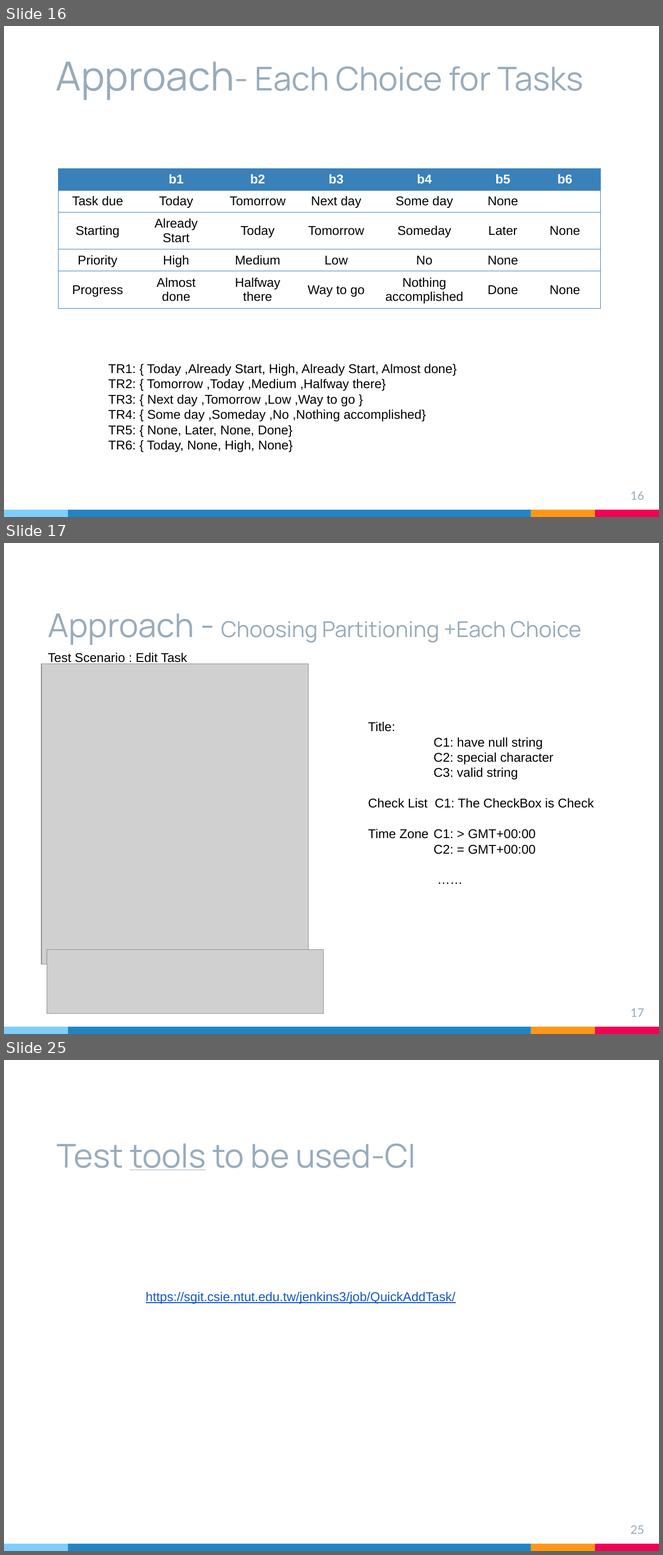
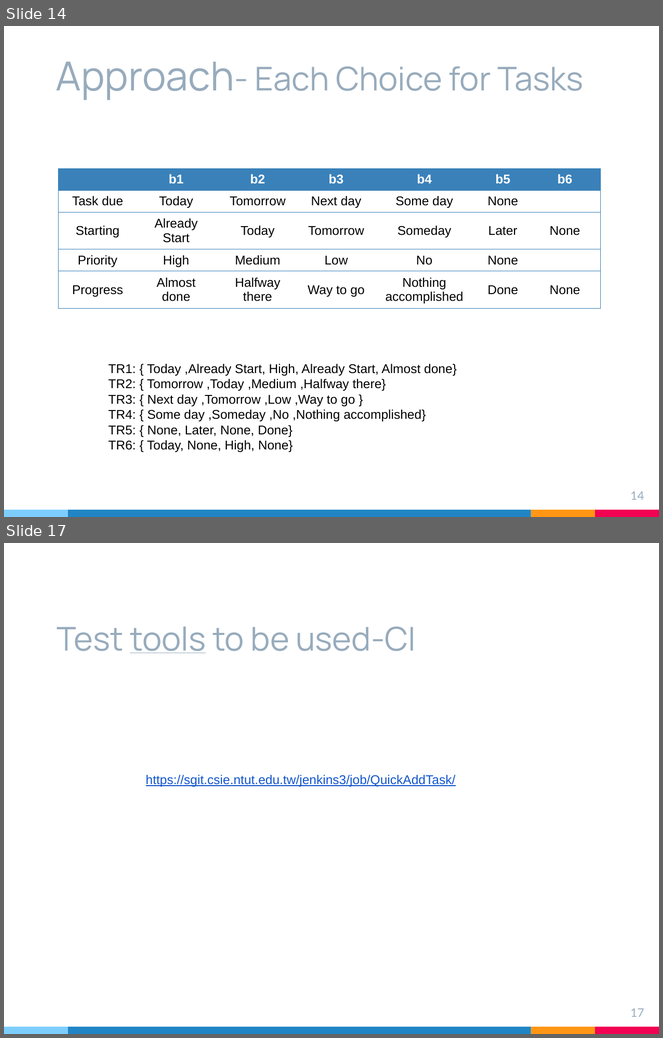
Before and after one commit to likesm0887/STV-Project, a slide deck: Document/軟體測試期末簡報.pptx. Shown one above the other, each under a label of ours: slides 16, 17 and 25 before the commit, slides 14 and 17 after it; the slides between them are not shown. The pictures are 663x1555 and 663x1038 pixels, drawn with LibreOffice and Linux fonts; fonts in the diff are those of the drawing; grey boxes stand for pictures. Boxes give left, top, right and bottom in pixels: in the first picture for what was removed or moved away, otherwise in the second. Text is boxed around its words. In the diff, an @@ line names an element or a change of style, - is before the commit and + after.

```diff
--- a/Document/軟體測試期末簡報.pptx
+++ b/Document/軟體測試期末簡報.pptx
@@ slide 17 removed at (x1=4, y1=543, x2=659, y2=1034), background #FFFFFF; not listed: 4 template elements that a slide beside it also shows @@
@@ title removed at (x1=48, y1=614, x2=582, y2=645) @@
-Approach - Choosing Partitioning +Each Choice
@@ picture removed at (x1=41, y1=664, x2=309, y2=965) @@
@@ text removed at (x1=48, y1=653, x2=187, y2=665) @@
-Test Scenario : Edit Task
@@ text removed at (x1=368, y1=722, x2=594, y2=854) @@
-Title:
-C1: have null string
-C2: special character
-C3: valid string
-Check List C1: The CheckBox is Check
-Time Zone C1: > GMT+00:00
-C2: = GMT+00:00
-……
@@ picture removed at (x1=47, y1=950, x2=324, y2=1014) @@
@@ page number removed at (x1=631, y1=1009, x2=644, y2=1017) @@
-17
@@ what was slide 16 is now slide 14 @@
@@ page number at (x1=631, y1=492, x2=644, y2=500): text changed @@
-16
+14
@@ what was slide 25 is now slide 17 @@
@@ page number at (x1=631, y1=1009, x2=644, y2=1017): text changed @@
-25
+17
```
Also in this commit, not shown: 4 slides changed, 6 slides added, 13 other slides removed, 2 other files.
